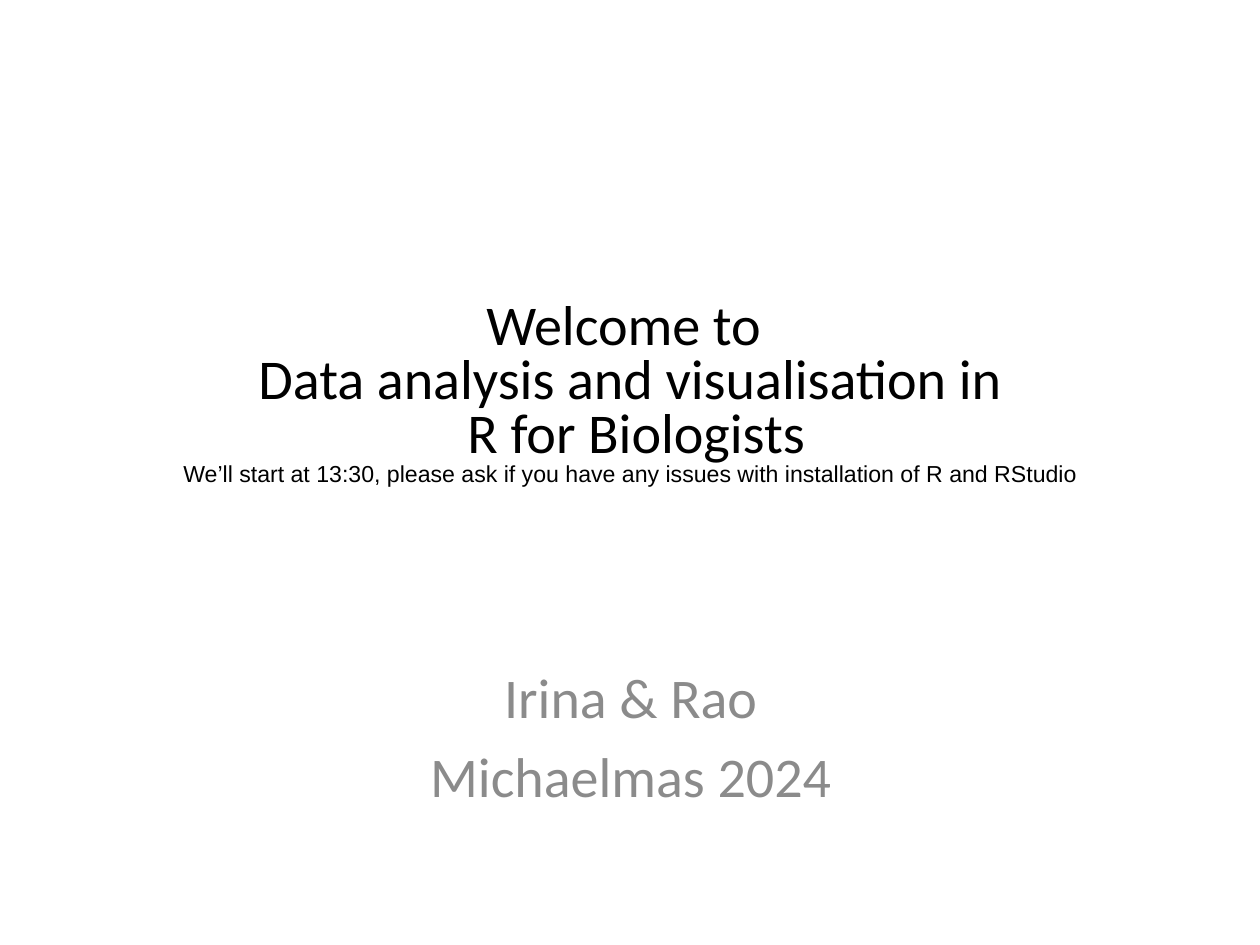
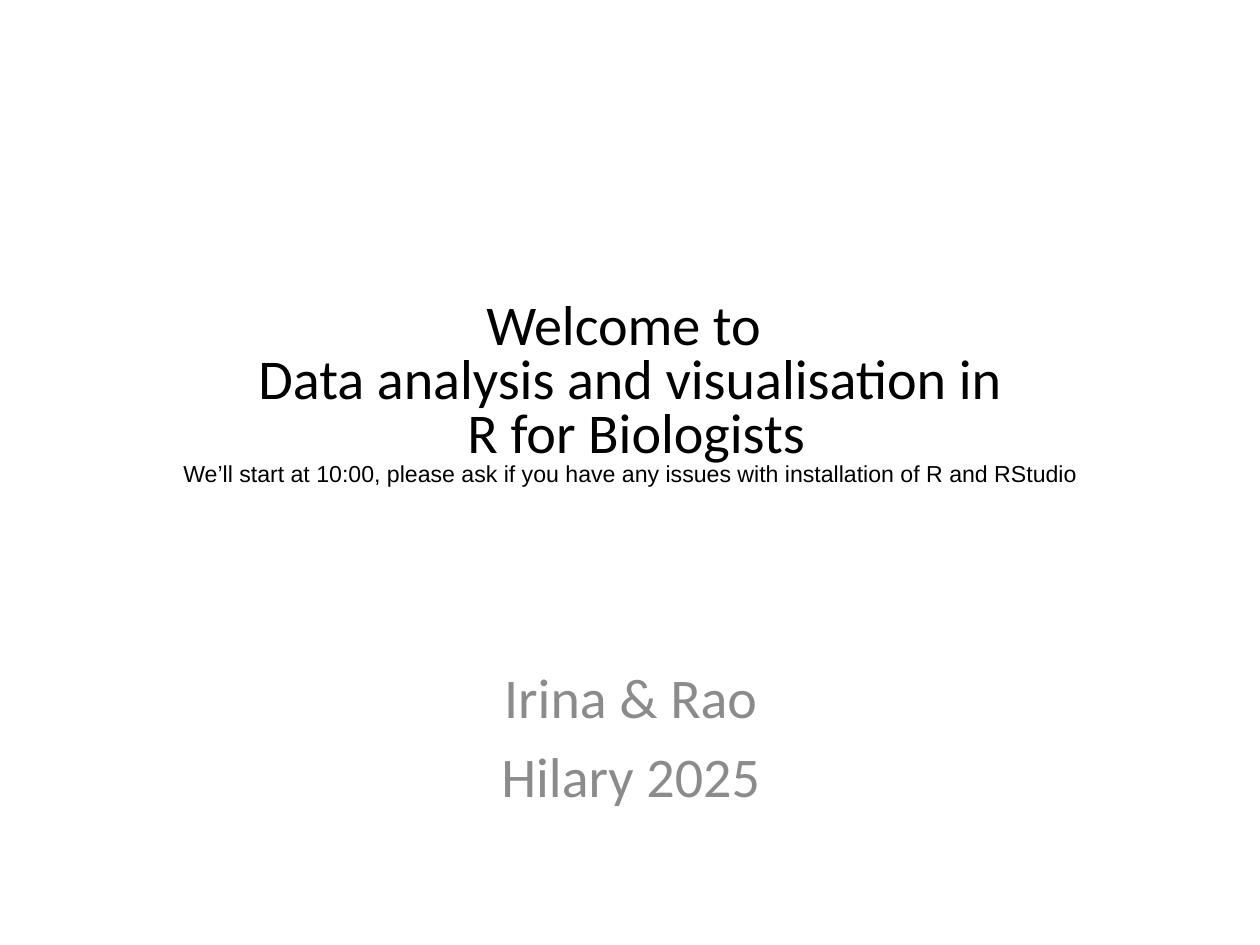
Before and after one commit to sraorao/data_analysis_visualisation_R_HT2025, a slide deck: slide 1 of powerpoint files/Session2.pptx. Drawn at 1260x945 pixels with LibreOffice and Linux fonts; fonts in the diff are those of the drawing. Boxes give left, top, right and bottom in pixels: in the first picture for what was removed or moved away, otherwise in the second. Text is boxed around its words. In the diff, an @@ line names an element or a change of style, - is before the commit and + after.

```diff
--- a/powerpoint files/Session2.pptx
+++ b/powerpoint files/Session2.pptx
@@ text at (183, 360, 1076, 487): text changed @@
-Data analysis and visualisation in
-R for Biologists
-We’ll start at 13:30, please ask if you have any issues with installation of R and RStudio
+Data analysis and visualisation in
+R for Biologists
+We’ll start at 10:00, please ask if you have any issues with installation of R and RStudio
@@ text at (501, 758, 759, 806): text changed @@
-Michaelmas 2024
+Hilary 2025
```
Also in this commit, not shown: 1 other slide changed, 2 other files.
